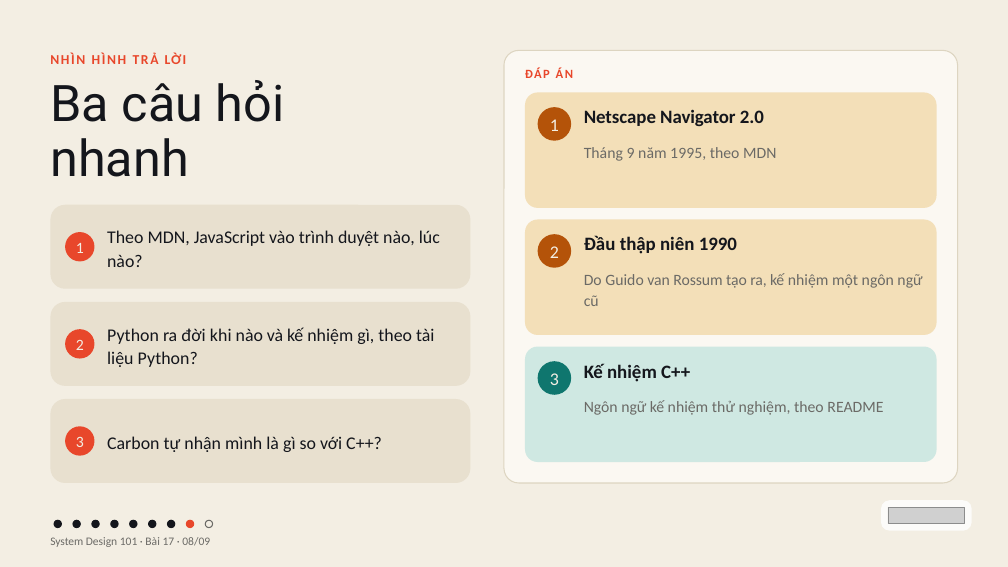
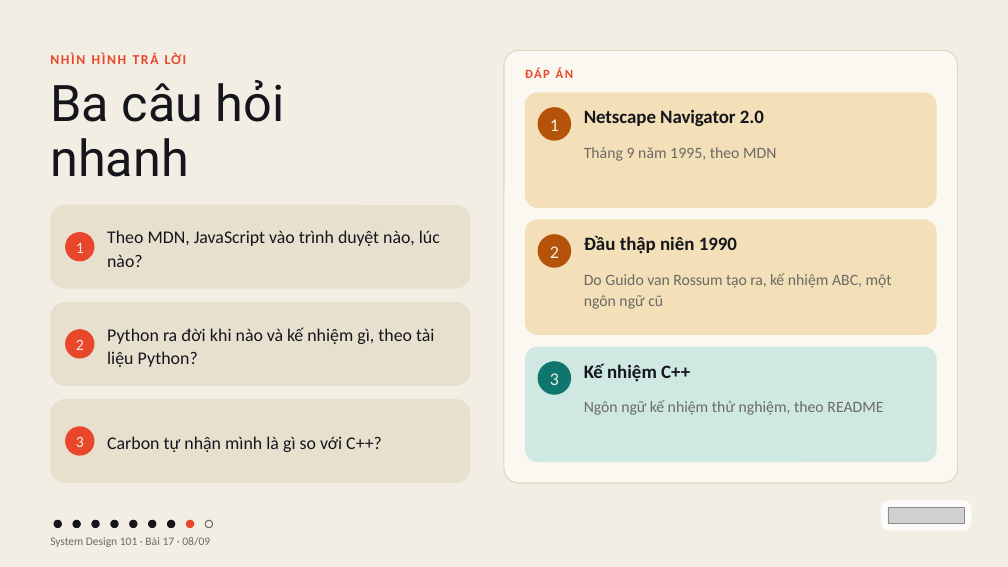
Before and after one commit to vohoailinh90/tool-marketing-studio, a slide deck: slide 8 of system-design-101/vi/lessons/sd-10-017/slides/sd-10-017.pptx. Drawn at 1008x567 pixels with LibreOffice and Linux fonts; fonts in the diff are those of the drawing; grey boxes stand for pictures. Boxes give left, top, right and bottom in pixels: in the first picture for what was removed or moved away, otherwise in the second. Text is boxed around its words. In the diff, an @@ line names an element or a change of style, - is before the commit and + after.

```diff
--- a/system-design-101/vi/lessons/sd-10-017/slides/sd-10-017.pptx
+++ b/system-design-101/vi/lessons/sd-10-017/slides/sd-10-017.pptx
@@ text at (584, 273, 892, 309): text changed @@
-Do Guido van Rossum tạo ra, kế nhiệm một ngôn ngữ cũ
+Do Guido van Rossum tạo ra, kế nhiệm ABC, một ngôn ngữ cũ
```
Also in this commit, not shown: 1 other slide changed, 3 other files.
